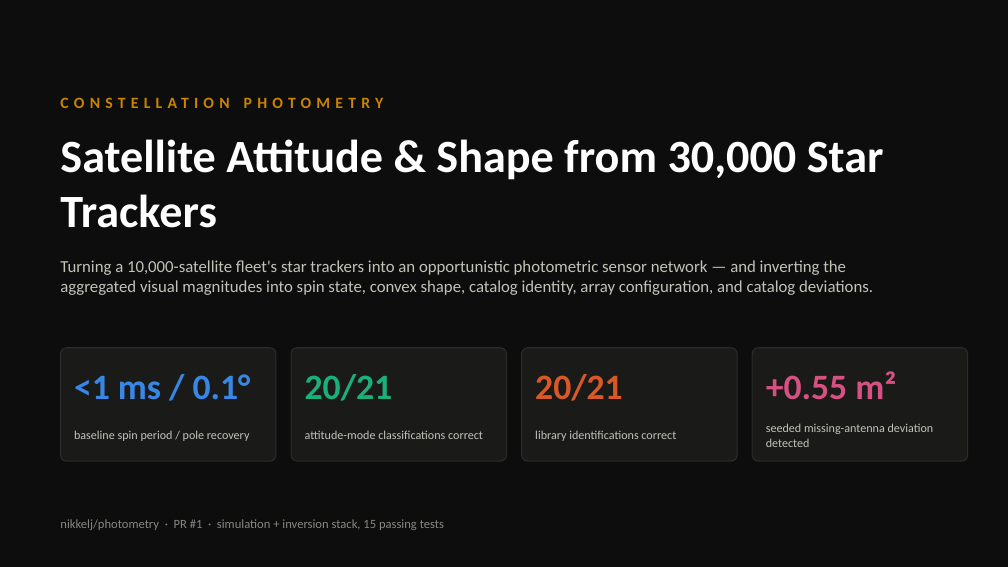
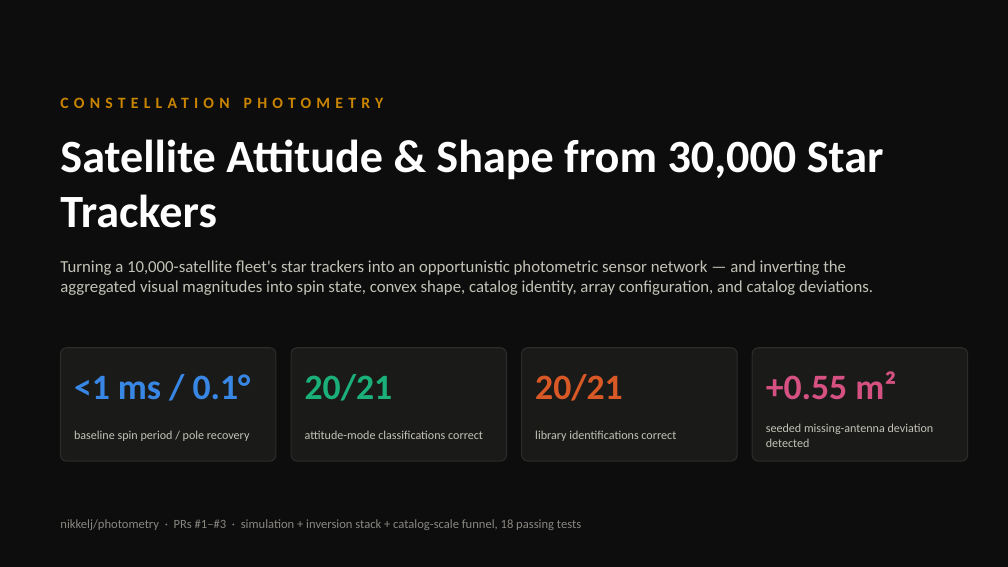
Before and after one commit to nikkelj/photometry, a slide deck: slide 1 of docs/photometry_briefing.pptx. Drawn at 1008x567 pixels with LibreOffice and Linux fonts; fonts in the diff are those of the drawing. Boxes give left, top, right and bottom in pixels: in the first picture for what was removed or moved away, otherwise in the second. Text is boxed around its words. In the diff, an @@ line names an element or a change of style, - is before the commit and + after.

```diff
--- a/docs/photometry_briefing.pptx
+++ b/docs/photometry_briefing.pptx
@@ text at (60, 519, 581, 530): text changed @@
-nikkelj/photometry · PR #1 · simulation + inversion stack, 15 passing tests
+nikkelj/photometry · PRs #1–#3 · simulation + inversion stack + catalog-scale funnel, 18 passing tests
```
Also in this commit, not shown: 1 other slide changed, 2 slides added, 11 other files.
